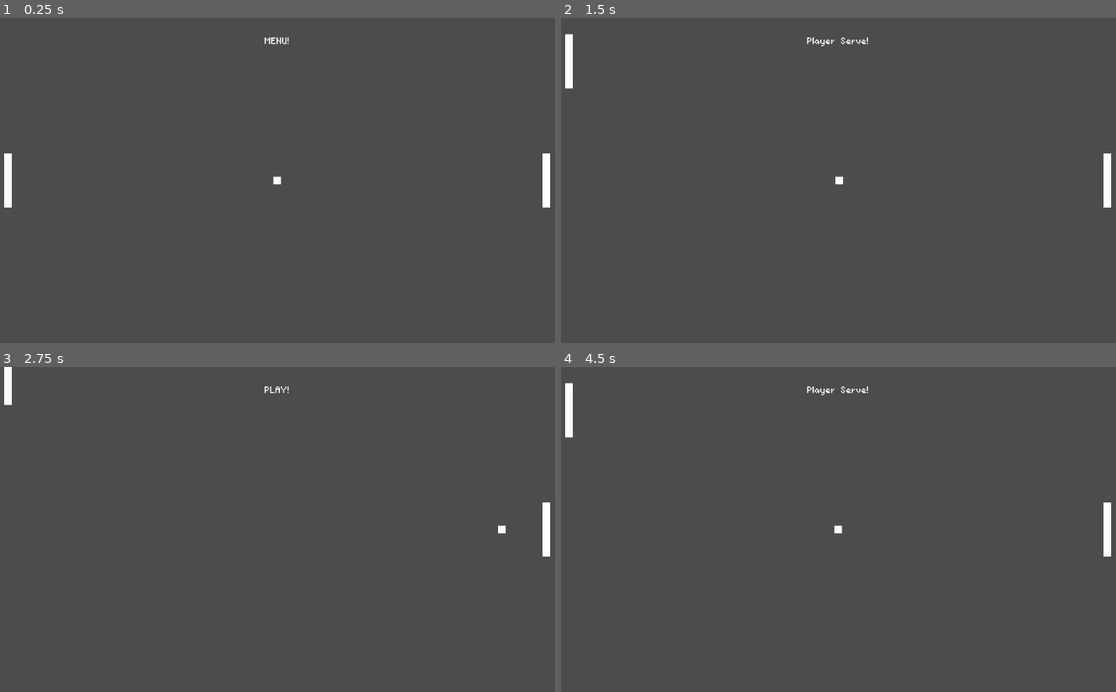
Above: before the commit, frames 1-4 (two rows, left to right).
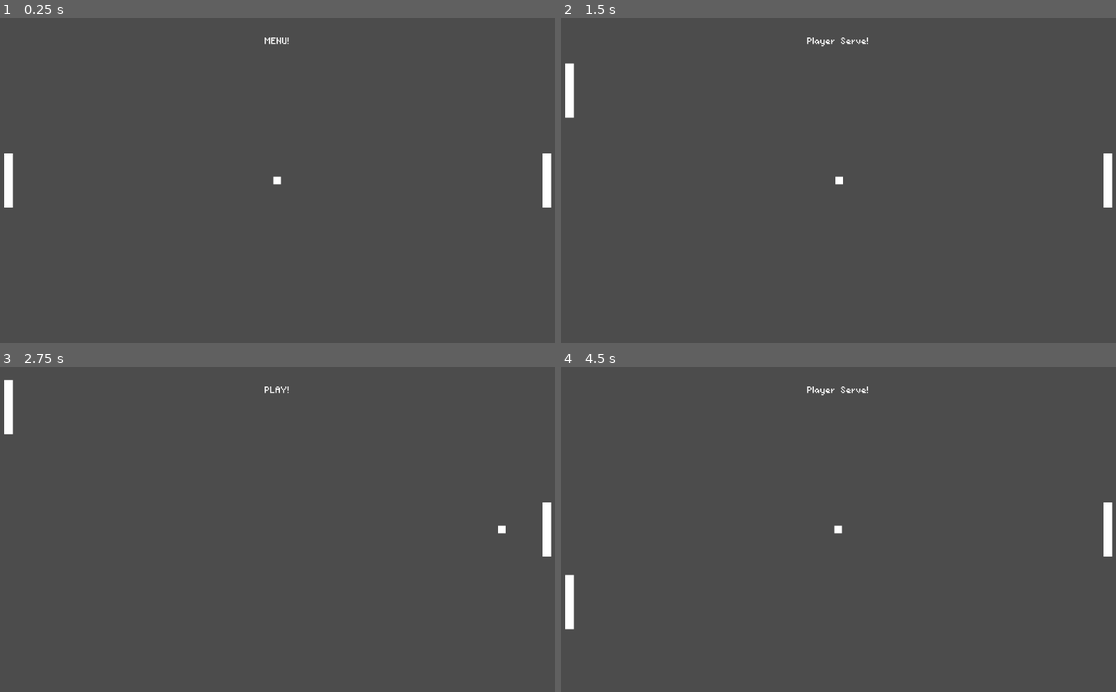
Above: after the commit, the same moments.

Repository: GenreShinobi/Ping-Bing
Game: Godot game, scene res://game.tscn
Same seed, same stepped clock (60 frames per second), same inputs: the game is played once before the commit and once after it.
Inputs:
- Up to frame 1 (0.25 s): no input
- Up to frame 2 (1.5 s): tap Enter at 0.5 s; hold W 0.53-1.28 s; tap Space at 0.77 s; hold S from 1.28 s (still down)
- Up to frame 3 (2.75 s): tap Space at 1.52 s; release S at 2.03 s; hold W from 2.03 s (still down)
- Up to frame 4 (4.5 s): tap Space at 3.02, 3.5, 3.77 s; release W at 3.53 s; hold S from 3.53 s (still down)

The runs differ from the first frame. In frame 1, less than 0.1% of the frame differs, in the area x 2-100%, y 41-59%; in frame 2, 0.3%; in frame 3, 0.3%; in frame 4, 0.5%, in the area x 0-100%, y 4-81%.

Commit message:
Add clamping on the top and bottom for paddle movement

Diff:
--- a/game/ball/ball.tscn
+++ b/game/ball/ball.tscn
@@ -8,7 +8,7 @@
 [sub_resource type="RectangleShape2D" id=2]
 extents = Vector2( 8, 8 )
 
-[node name="Ball" type="KinematicBody2D"]
+[node name="Ball" type="KinematicBody2D" groups=["ball"]]
 script = ExtResource( 1 )
 
 [node name="PanelContainer" type="PanelContainer" parent="."]
--- a/game/paddle/paddle.gd
+++ b/game/paddle/paddle.gd
@@ -2,11 +2,11 @@
 
 # padding
 var padding := 16.0
-
-# speed
 var paddle_speed = Vector2(0.0, 400.0)
+var paddle_size = Vector2(16, 100)
 
 onready var panel = $PanelContainer
+var ball
 
 # paddle side
 export (bool) var right_paddle :bool = false
@@ -16,6 +16,8 @@
 	if is_in_group("ai_paddle"):
 		setAIPaddleSide()
 	setStartingPosition()
+	#TODO: Update to compensate for multiple balls
+	ball = get_tree().get_nodes_in_group("ball")[0]
 
 
 func _physics_process(delta :float):
@@ -24,6 +26,10 @@
 			position += -paddle_speed * delta
 		if(Input.is_key_pressed(KEY_S)):
 			position += paddle_speed * delta
+	if is_in_group("ai_paddle"):
+		position.y = ball.position.y
+
+	position.y = clamp(position.y, 0.0 + (paddle_size.y/2) + 4, Screen.SCREEN_HEIGHT - (paddle_size.y / 2) - 4)
 
 
 func setStartingPosition() -> void:
--- a/game/paddle/paddle.tscn
+++ b/game/paddle/paddle.tscn
@@ -6,38 +6,40 @@
 bg_color = Color( 1, 1, 1, 1 )
 
 [sub_resource type="RectangleShape2D" id=2]
-extents = Vector2( 7, 16.5 )
+extents = Vector2( 8, 16.5 )
 
 [sub_resource type="RectangleShape2D" id=3]
-extents = Vector2( 7, 17 )
+extents = Vector2( 8, 17 )
 
 [sub_resource type="RectangleShape2D" id=4]
-extents = Vector2( 7, 16.5 )
+extents = Vector2( 8, 16.5 )
 
 [node name="Paddle" type="Node2D" groups=["paddle"]]
 script = ExtResource( 1 )
 
-[node name="PanelContainer" type="PanelContainer" parent="."]
+[node name="Panel" type="PanelContainer" parent="."]
 margin_left = -7.0
 margin_top = -50.0
 margin_right = 7.0
 margin_bottom = 50.0
-rect_min_size = Vector2( 10, 100 )
+rect_min_size = Vector2( 16, 100 )
 custom_styles/panel = SubResource( 1 )
 
 [node name="KinematicTop" type="KinematicBody2D" parent="." groups=["paddle", "paddle_top"]]
 
 [node name="CollisionTop" type="CollisionShape2D" parent="KinematicTop"]
-position = Vector2( 0, -33.5 )
+position = Vector2( 1, -33.5 )
+scale = Vector2( 1.00381, 1 )
 shape = SubResource( 2 )
 
 [node name="KinematicMid" type="KinematicBody2D" parent="." groups=["paddle", "paddle_mid"]]
 
 [node name="CollisionMid" type="CollisionShape2D" parent="KinematicMid"]
+position = Vector2( 1, 0 )
 shape = SubResource( 3 )
 
 [node name="KinematicBot" type="KinematicBody2D" parent="." groups=["paddle", "paddle_bot"]]
 
 [node name="CollisionBot" type="CollisionShape2D" parent="KinematicBot"]
-position = Vector2( 0, 33.5 )
+position = Vector2( 1, 33.5 )
 shape = SubResource( 4 )
--- a/game/project.godot
+++ b/game/project.godot
@@ -19,6 +19,10 @@
 Screen="*res://singletons/screen.gd"
 State="*res://singletons/state.gd"
 
+[editor_plugins]
+
+enabled=PoolStringArray( "res://addons/ridiculous_coding/plugin.cfg" )
+
 [physics]
 
 common/enable_pause_aware_picking=true
Not shown, added: game/readme-enable.png.import
Not shown, added: game/readme-font.png.import
Not shown, added: game/readme-example.gif
